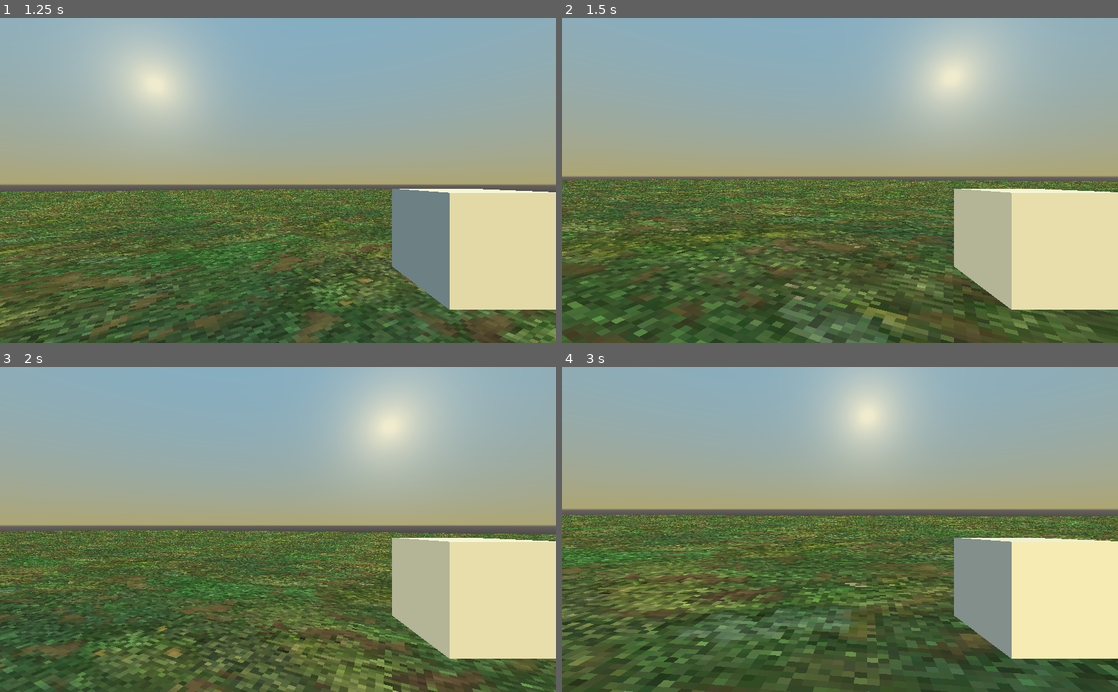
Above: before the commit, frames 1-4 (two rows, left to right).
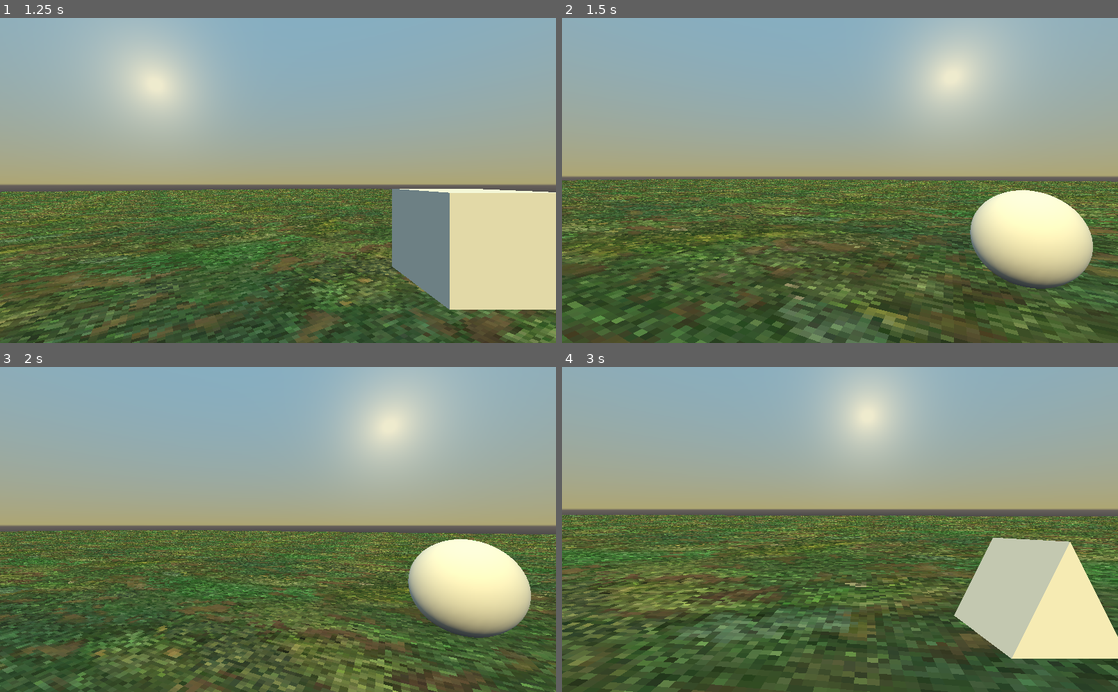
Above: after the commit, the same moments.

Repository: macattack69/KingBerry
Game: Godot game, scene res://Assets/Environment/Main.tscn
Two runs of this game, one before a commit and one after it. Both use one fixed random seed, a clock stepped at 60 frames per second and the inputs below.
Inputs (mouse positions are in pixels of both pictures, inside the frame that each line leads up to):
- Up to frame 1 (1.25 s): tap Enter at 0.5 s; move the mouse to (305, 180) at 0.52 s; hold W (move_forwards) from 0.53 s (still down); tap 1 at 0.6 s; tap Space (jump) at 0.77 s
- Up to frame 2 (1.5 s): keep holding W (move_forwards); move the mouse to (812, 180) at 1.27 s; tap 2 at 1.35 s
- Up to frame 3 (2 s): keep holding W (move_forwards); tap Space (jump) at 1.52 s
- Up to frame 4 (3 s): keep holding W (move_forwards); move the mouse to (851, 523) at 2.02 s; tap 3 at 2.1 s; move the mouse to (834, 536) at 2.77 s; tap 4 at 2.85 s

Frame 1 is identical in both runs. In frame 2, 8.5% of the frame differs, in the area x 70-100%, y 52-90%; in frame 3, 8.5%; in frame 4, 6.5%.

Commit message:
fixed weapon manager

Diff:
--- a/kingbarry/Characters/Players/WeaponManger.gd
+++ b/kingbarry/Characters/Players/WeaponManager.gd
@@ -2,7 +2,6 @@
 
 
 enum WEAPON_SLOTS{MACHETE, MACHINE_GUN, SHOTGUN, ROCKET_LAUNCHER}
-
 var slots_unlocked = {
 	WEAPON_SLOTS.MACHETE: true,
 	WEAPON_SLOTS.MACHINE_GUN: true,
@@ -18,14 +17,14 @@
 	pass
 
 func switch_to_next_weapon():
-	cur_slot = (cur_slot +1) % slots_unlocked.size()
+	cur_slot = (cur_slot + 1) % slots_unlocked.size()
 	if !slots_unlocked[cur_slot]:
 		switch_to_next_weapon()
 	else:
 		switch_to_weapon_slot(cur_slot)
 
 func switch_to_last_weapon():
-	cur_slot = posmod((cur_slot -1), slots_unlocked.size())
+	cur_slot = posmod((cur_slot - 1), slots_unlocked.size())
 	if !slots_unlocked[cur_slot]:
 		switch_to_last_weapon()
 	else:
@@ -37,7 +36,8 @@
 	if !slots_unlocked[cur_slot]:
 		return
 	disable_all_weapons()
-	cur_weapon = weapons[cur_slot]
+	cur_weapon = weapons[slot_ind]
+	print (cur_weapon.name)
 	if cur_weapon.has_method("set_active"):
 		cur_weapon.set_active()
 	else:
--- a/kingbarry/Characters/Players/player.gd
+++ b/kingbarry/Characters/Players/player.gd
@@ -18,7 +18,7 @@
 onready var camera = $Camera
 onready var character_mover = $CharacterMover
 onready var health_manager = $HealthManager
-onready var weapon_manager = $Camera/WeaponManger
+onready var weapon_manager = $Camera/WeaponManager
 
 var dead = false
 
@@ -57,6 +57,13 @@
 	if event is InputEventKey and event.pressed:
 		if event.scancode in hotkeys:
 			weapon_manager.switch_to_weapon_slot(hotkeys[event.scancode])
+	if event is InputEventMouseButton and event.pressed:
+		if event.button_index == BUTTON_WHEEL_DOWN:
+			print("scroll down")
+			weapon_manager.switch_to_next_weapon()
+		if event.button_index == BUTTON_WHEEL_UP:
+			print("scroll up")
+			weapon_manager.switch_to_last_weapon()
 
 func hurt(damage, dir):
 	health_manager.hurt(damage, dir)
--- a/kingbarry/Characters/Players/player.tscn
+++ b/kingbarry/Characters/Players/player.tscn
@@ -3,7 +3,7 @@
 [ext_resource path="res://Characters/Players/player.gd" type="Script" id=1]
 [ext_resource path="res://Characters/CharacterMover.gd" type="Script" id=2]
 [ext_resource path="res://Characters/HealthManager.gd" type="Script" id=3]
-[ext_resource path="res://Characters/Players/WeaponManger.gd" type="Script" id=4]
+[ext_resource path="res://Characters/Players/WeaponManager.gd" type="Script" id=4]
 
 [sub_resource type="CapsuleShape" id=1]
 radius = 0.5
@@ -30,26 +30,26 @@
 transform = Transform( 1, 0, 0, 0, 1, 0, 0, 0, 1, 0, 0.2, 0 )
 current = true
 
-[node name="WeaponManger" type="Spatial" parent="Camera"]
+[node name="WeaponManager" type="Spatial" parent="Camera"]
 transform = Transform( 1, 0, 0, 0, 1, 0, 0, 0, 1, 0, -0.2, 0 )
 script = ExtResource( 4 )
 
-[node name="Weapons" type="Spatial" parent="Camera/WeaponManger"]
+[node name="Weapons" type="Spatial" parent="Camera/WeaponManager"]
 transform = Transform( 1, 0, 0, 0, 1, 0, 0, 0, 1, 0, 0.30407, -0.212201 )
 
-[node name="Machete" type="MeshInstance" parent="Camera/WeaponManger/Weapons"]
+[node name="Machete" type="MeshInstance" parent="Camera/WeaponManager/Weapons"]
 transform = Transform( 0.122753, 0, 0, 0, 0.122753, 0, 0, 0, 0.122753, 0.482109, -0.252455, -0.396843 )
 mesh = SubResource( 2 )
 
-[node name="MachineGun" type="MeshInstance" parent="Camera/WeaponManger/Weapons"]
+[node name="MachineGun" type="MeshInstance" parent="Camera/WeaponManager/Weapons"]
 transform = Transform( 0.122753, 0, 0, 0, 0.122753, 0, 0, 0, 0.122753, 0.482109, -0.252455, -0.396843 )
 mesh = SubResource( 3 )
 
-[node name="Shotgun" type="MeshInstance" parent="Camera/WeaponManger/Weapons"]
+[node name="Shotgun" type="MeshInstance" parent="Camera/WeaponManager/Weapons"]
 transform = Transform( 0.122753, 0, 0, 0, 0.122753, 0, 0, 0, 0.122753, 0.482109, -0.252455, -0.396843 )
 mesh = SubResource( 4 )
 
-[node name="RocketLauncher" type="MeshInstance" parent="Camera/WeaponManger/Weapons"]
+[node name="RocketLauncher" type="MeshInstance" parent="Camera/WeaponManager/Weapons"]
 transform = Transform( 0.122753, 0, 0, 0, 0.122753, 0, 0, 0, 0.122753, 0.482109, -0.252455, -0.396843 )
 mesh = SubResource( 5 )
 
